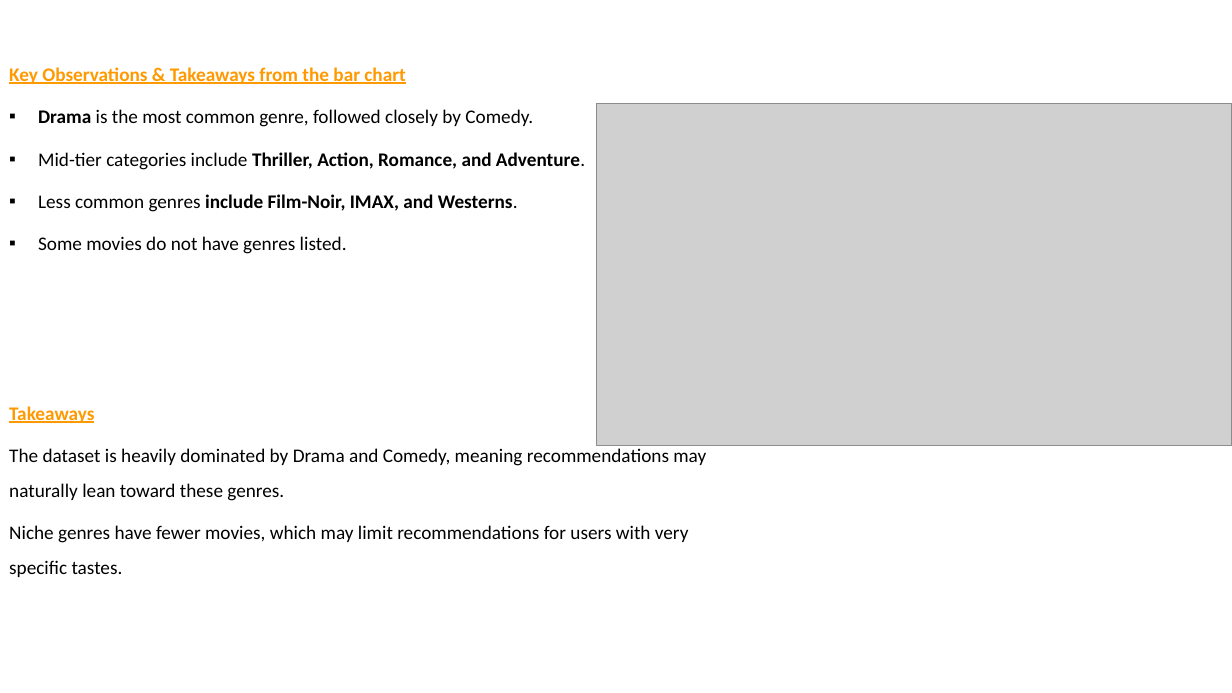
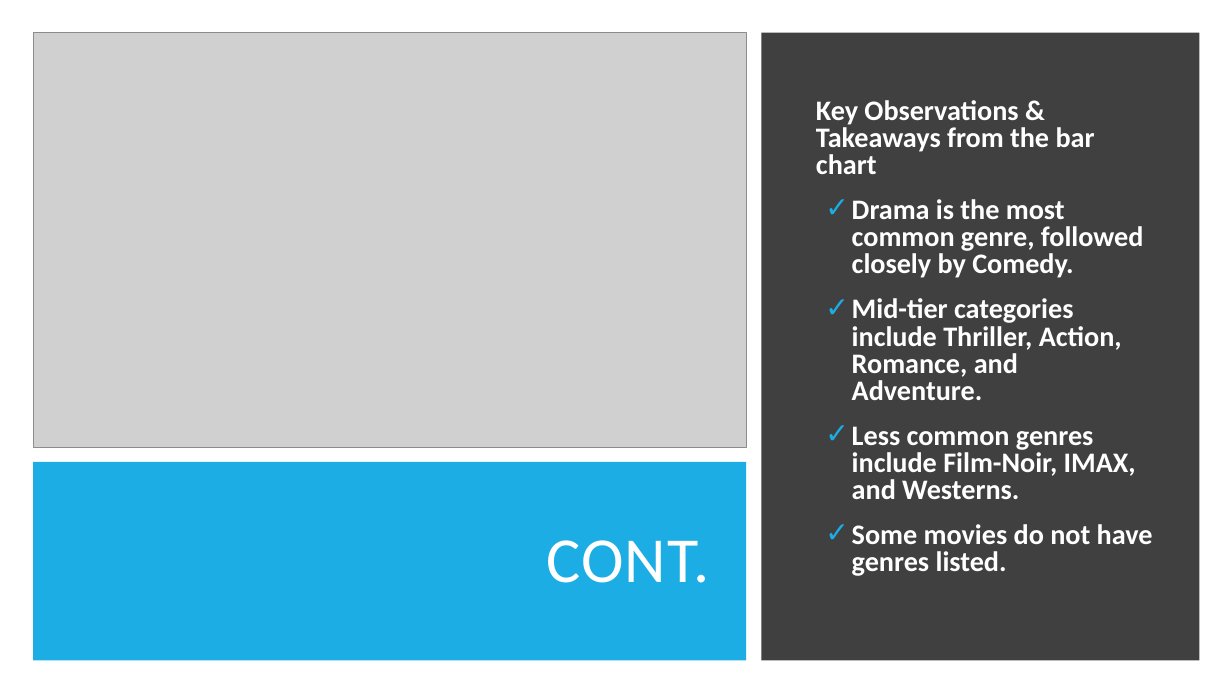
Before and after one commit to H-Rumenya/Group_2_P4_Project, a slide deck: slide 9 of Non-Technical Presentation.pptx (slide 8 before the commit). Drawn at 1232x693 pixels with LibreOffice and Linux fonts; fonts in the diff are those of the drawing; grey boxes stand for pictures. Boxes give left, top, right and bottom in pixels: in the first picture for what was removed or moved away, otherwise in the second. Text is boxed around its words. In the diff, an @@ line names an element or a change of style, - is before the commit and + after.

```diff
--- a/Non-Technical Presentation.pptx
+++ b/Non-Technical Presentation.pptx
@@ picture: place and size @@
-picture at [597,104,1232,445]
+picture at [33,32,747,447]
@@ rectangle added at [762,32,1200,661], fill #404040 @@
@@ text removed at [9,67,706,577] @@
-Key Observations & Takeaways from the bar chart
-▪ Drama is the most common genre, followed closely by Comedy.
-▪ Mid-tier categories include Thriller, Action, Romance, and Adventure.
-▪ Less common genres include Film-Noir, IMAX, and Westerns.
-▪ Some movies do not have genres listed.
-Takeaways
-The dataset is heavily dominated by Drama and Comedy, meaning recommendations may naturally lean toward these genres.
-Niche genres have fewer movies, which may limit recommendations for users with very specific tastes.
@@ text added at [816,100,1153,576], 22 pt, text #FFFFFF, bold @@
+Key Observations & Takeaways from the bar chart
+✓ Drama is the most common genre, followed closely by Comedy.
+✓ Mid-tier categories include Thriller, Action, Romance, and Adventure.
+✓ Less common genres include Film-Noir, IMAX, and Westerns.
+✓ Some movies do not have genres listed.
@@ rectangle added at [33,462,747,661], fill #1CADE4 @@
@@ title added at [546,540,710,583], 50 pt, text #FFFFFF @@
+CONT.
```
Also in this commit, not shown: 10 other slides changed, 2 slides added.
